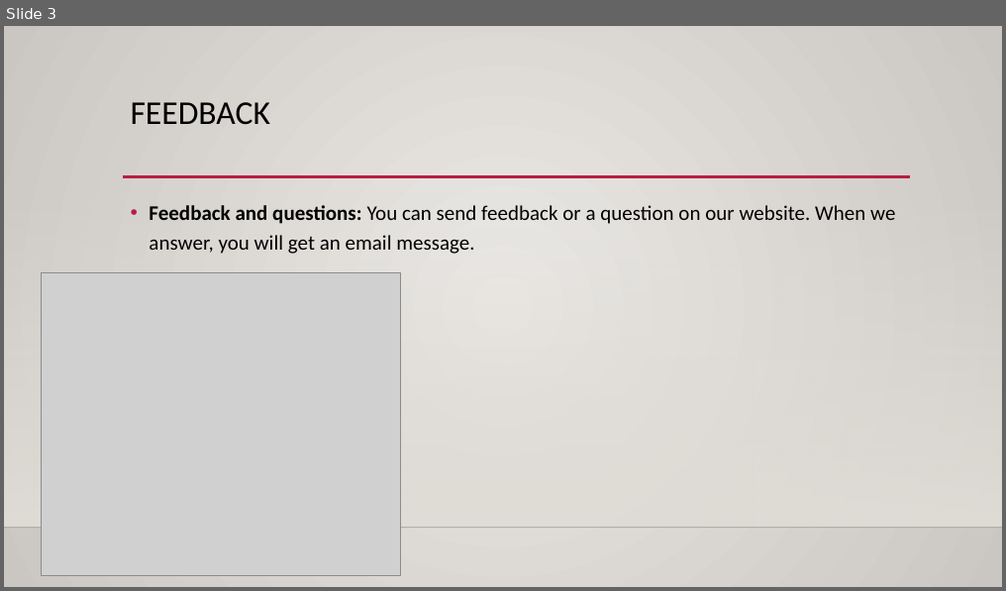
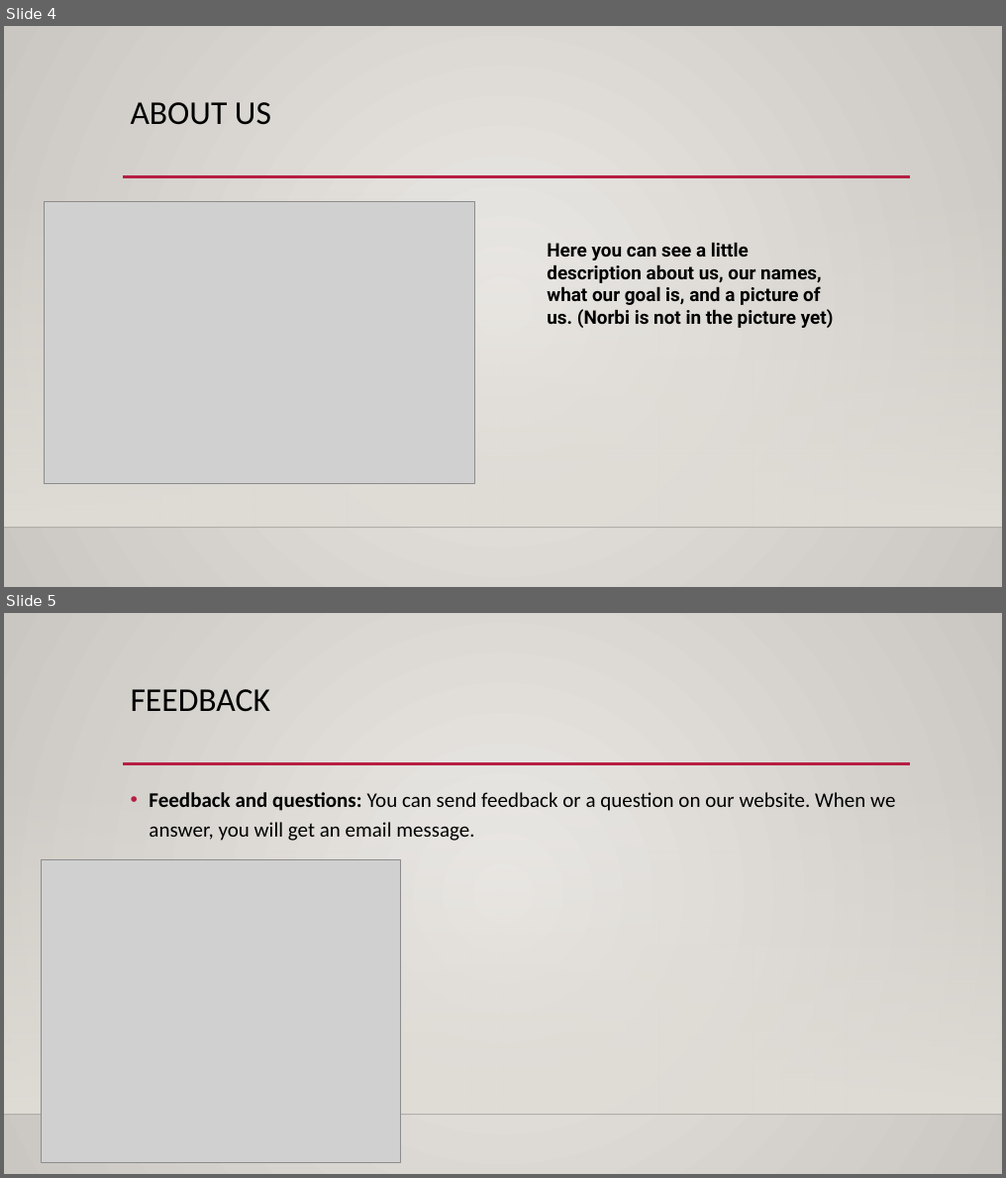
Before and after one commit to Robinhood0123/kutyak, a slide deck: DOKUMENTUMOK/menhelybemutato 1.pptx. Shown one above the other, each under a label of ours: slide 3 before the commit, slides 4 and 5 after it. The pictures are 1006x591 and 1006x1178 pixels, drawn with LibreOffice and Linux fonts; fonts in the diff are those of the drawing; grey boxes stand for pictures; background and template pictures are left out. Boxes give left, top, right and bottom in pixels: in the first picture for what was removed or moved away, otherwise in the second. Text is boxed around its words. In the diff, an @@ line names an element or a change of style, - is before the commit and + after.

```diff
--- a/DOKUMENTUMOK/menhelybemutato 1.pptx
+++ b/DOKUMENTUMOK/menhelybemutato 1.pptx
@@ slide 4 added at [4, 26, 1002, 587], background gradient #ECEAE7 to #CAC7C1; not listed: 3 template elements that a slide beside it also shows @@
@@ title added at [131, 102, 271, 125], 32 pt, text #000000 @@
+ABOUT US
@@ picture added at [44, 201, 475, 483] @@
@@ text added at [547, 243, 834, 328], 18 pt, text #000000, bold @@
+Here you can see a little description about us, our names, what our goal is, and a picture of us. (Norbi is not in the picture yet)
@@ what was slide 3 is now slide 5 @@
```
Also in this commit, not shown: 1 other slide added, 2 other files.
